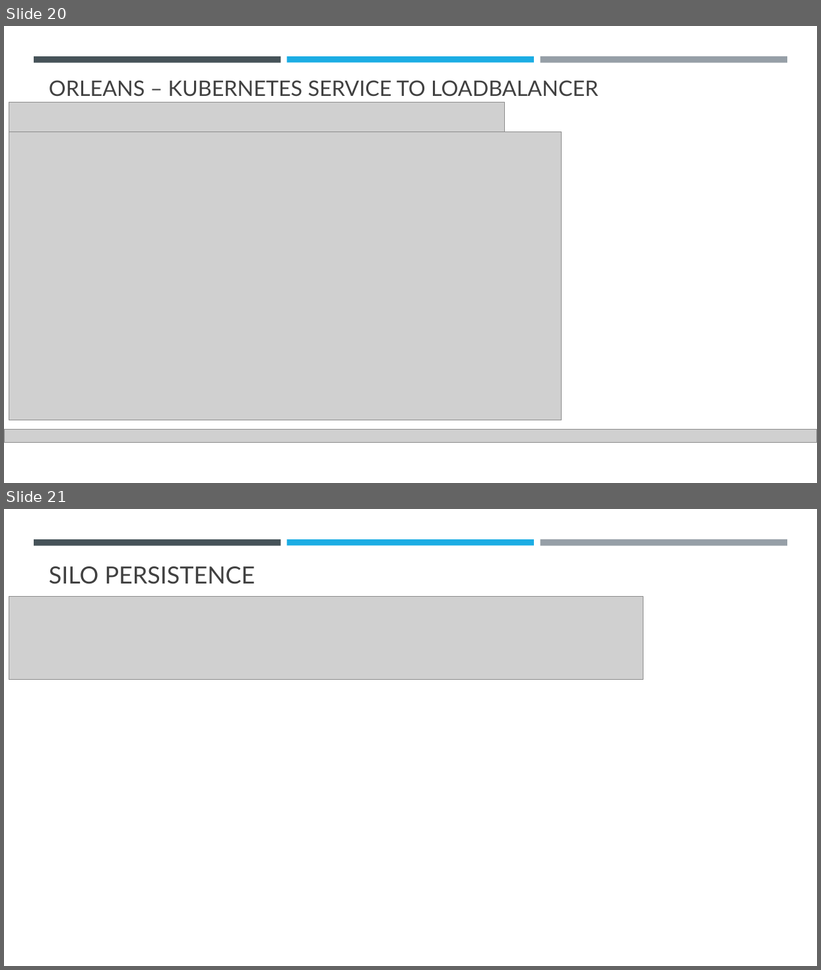
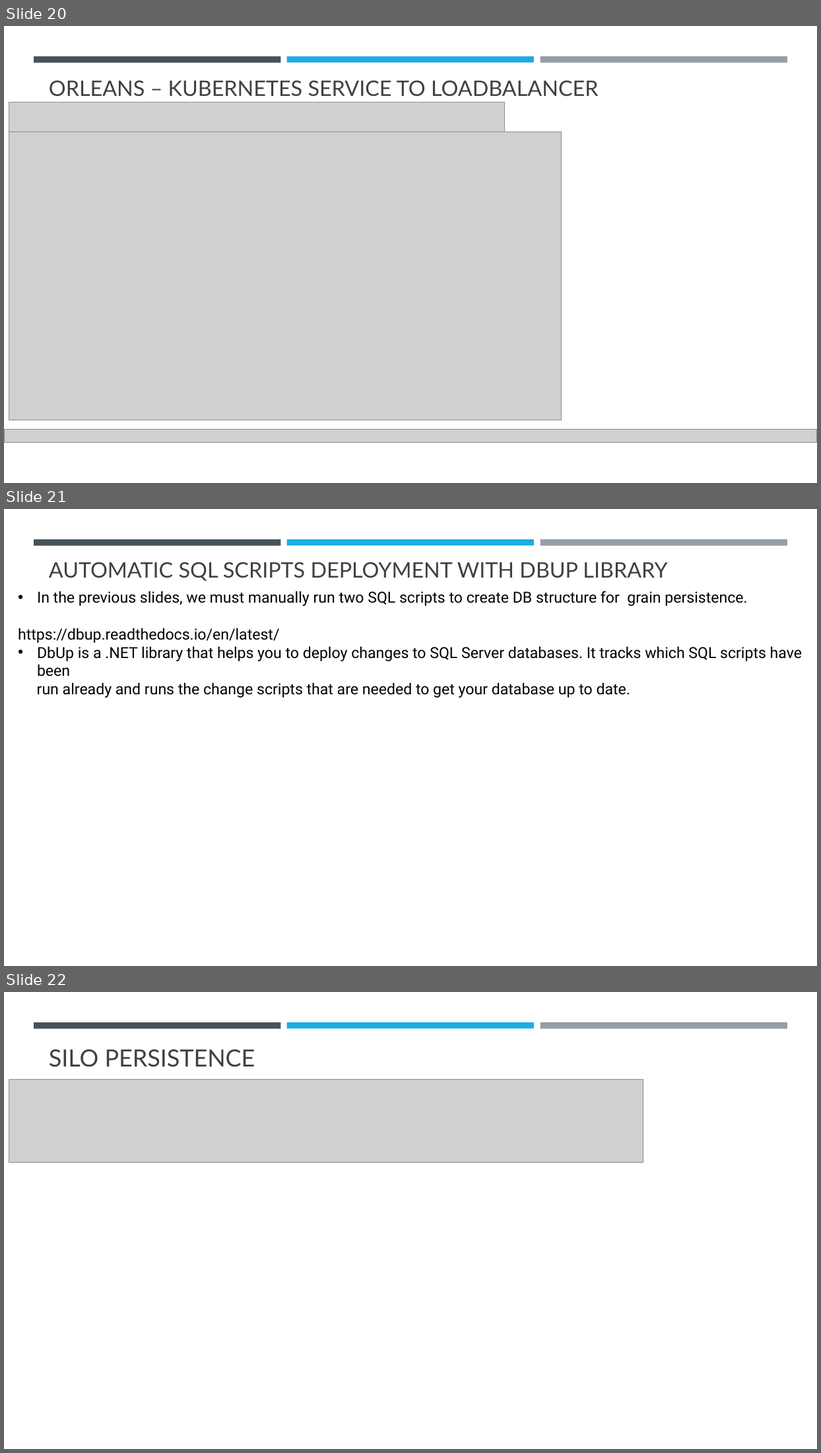
Before and after one commit to sansindia85/Orleans, a slide deck: Presentation/Microsoft Orleans.pptx. Shown one above the other, each under a label of ours: slides 20 and 21 before the commit, slides 20, 21 and 22 after it. The pictures are 821x970 and 821x1453 pixels, drawn with LibreOffice and Linux fonts; fonts in the diff are those of the drawing; grey boxes stand for pictures. Boxes give left, top, right and bottom in pixels: in the first picture for what was removed or moved away, otherwise in the second. Text is boxed around its words. In the diff, an @@ line names an element or a change of style, - is before the commit and + after.

Commit message:
Automate Sql Scripts Deployment with DbUp.

```diff
--- a/Presentation/Microsoft Orleans.pptx
+++ b/Presentation/Microsoft Orleans.pptx
@@ slide 21 added at (4, 509, 817, 966), background #FFFFFF; not listed: 3 template elements that a slide beside it also shows @@
@@ title added at (49, 562, 667, 581), 25.2 pt, text #404040 @@
+AUTOMATIC SQL SCRIPTS DEPLOYMENT WITH DBUP LIBRARY
@@ text added at (18, 591, 802, 698), 18 pt, text #000000 @@
+• In the previous slides, we must manually run two SQL scripts to create DB structure for grain persistence.
+https://dbup.readthedocs.io/en/latest/
+• DbUp is a .NET library that helps you to deploy changes to SQL Server databases. It tracks which SQL scripts have been
+run already and runs the change scripts that are needed to get your database up to date.
@@ what was slide 21 is now slide 22 @@
```
Also in this commit, not shown: 16 other files.
